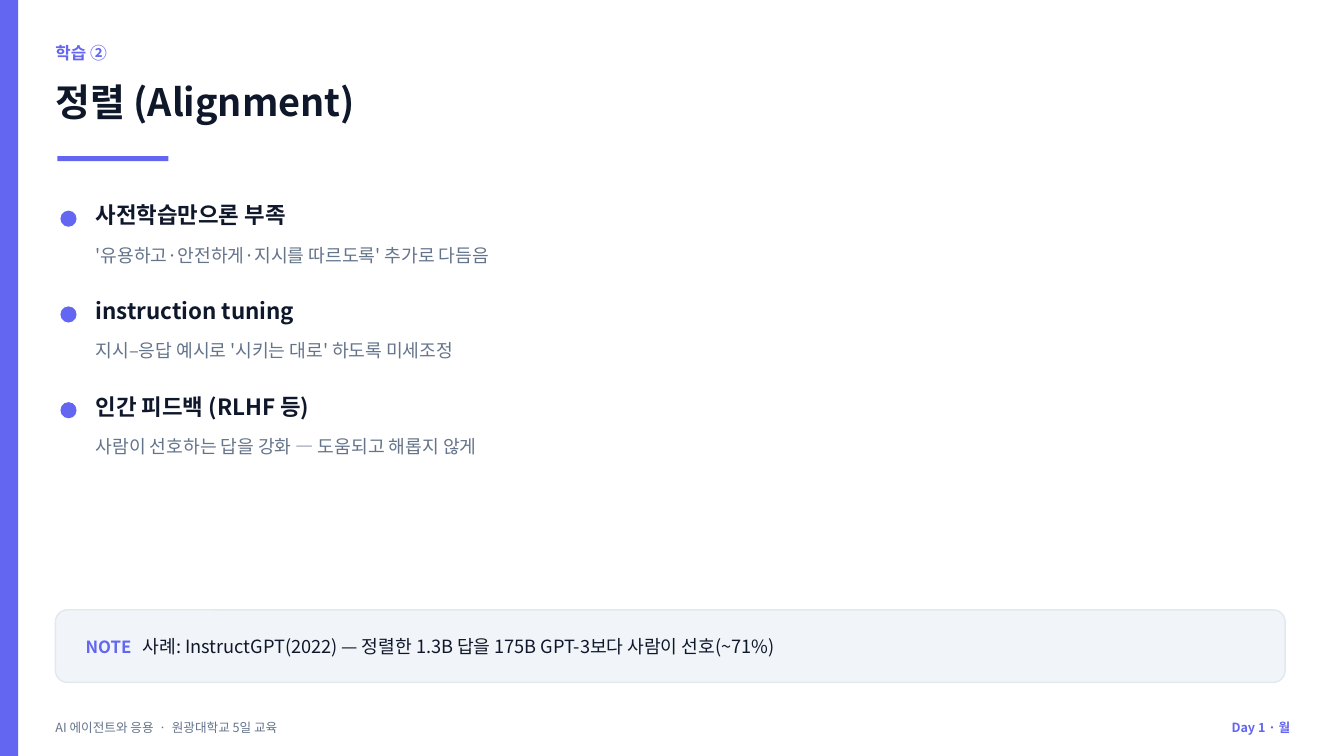
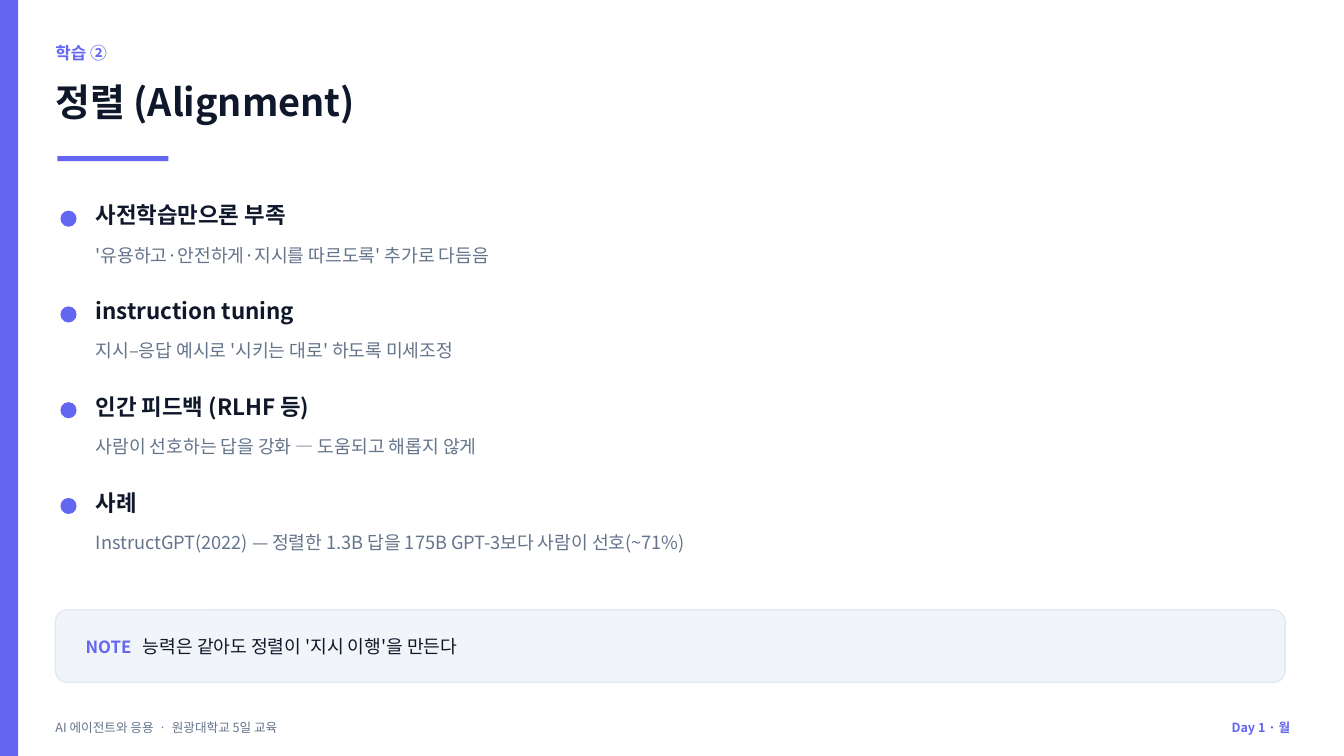
Before and after one commit to jyshin-22/wku-ai-agent-program, a slide deck: slide 19 of slides/day1.pptx. Drawn at 1344x756 pixels with LibreOffice and Linux fonts; fonts in the diff are those of the drawing. Boxes give left, top, right and bottom in pixels: in the first picture for what was removed or moved away, otherwise in the second. Text is boxed around its words. In the diff, an @@ line names an element or a change of style, - is before the commit and + after.

```diff
--- a/slides/day1.pptx
+++ b/slides/day1.pptx
@@ ellipse added at (60, 498, 77, 514), fill #6366F1 @@
@@ text added at (96, 492, 137, 513), 16 pt, text #0F172A, bold @@
+사례
@@ text at (96, 534, 685, 553): text changed; text colour #0F172A to #64748B @@
-NOTE 사례: InstructGPT(2022) — 정렬한 1.3B 답을 175B GPT-3보다 사람이 선호(~71%)
+InstructGPT(2022) — 정렬한 1.3B 답을 175B GPT-3보다 사람이 선호(~71%)
@@ text "InstructGPT(2022) — 정렬한 1.3B 답을 ..." at (96, 534, 685, 553): vertical alignment middle to top @@
@@ text added at (86, 638, 457, 655), 13 pt, text #0F172A @@
+NOTE 능력은 같아도 정렬이 '지시 이행'을 만든다
```
Also in this commit, not shown: 9 other slides changed, 11 slides added, 8 other files.
